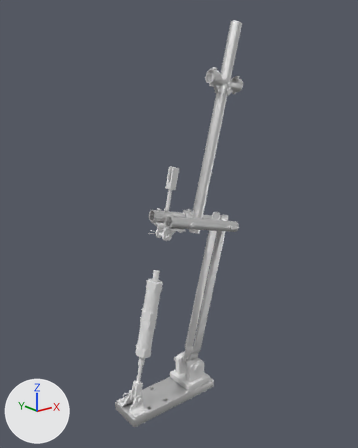
The FBX model Assets/Models/Animatronics/Early Animatronic/Early Animatronic Body 1.fbx: old version first, new version second.
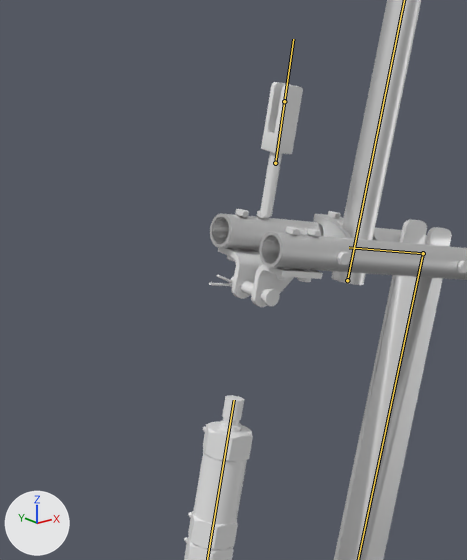
Old and new are each drawn whole from a 50 mm lens placed at (-1.55, -2.06, 1.93), pointed at (0.11, 0.01, 1.1) and again close up on the part from 22% to 65% of the width and 31% to 72% of the height. Lighting does not change. The marker at lower left points along +X, +Y and +Z. Both versions are drawn at frame 60 of the action 'Armature.001|Tilt Left'; the numbers are the values there. The bones that bend it are drawn over the model as lines in the close-ups.

The first close-up shows 'Tilt Pole'.
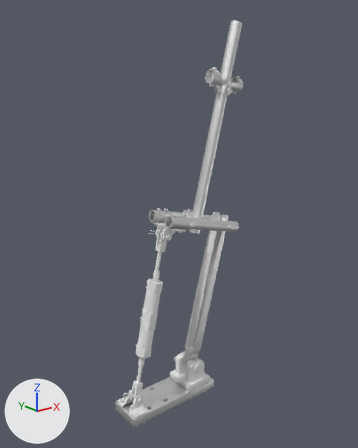
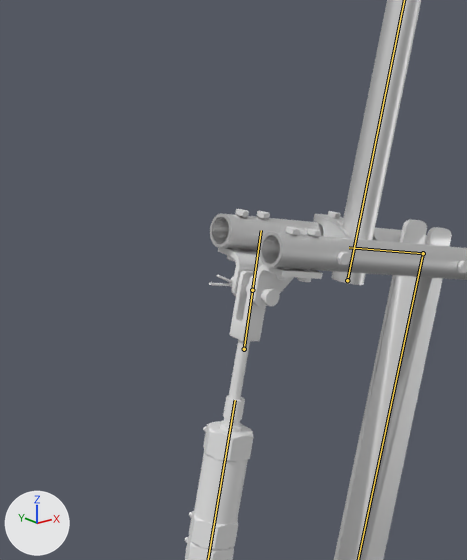
Boxes (x1, y1, x2, y2) around the edits, measured in the close-ups (467 x 560 px):
'Tilt Pole', posed
    before: (184, 0, 467, 560)
    after: (185, 0, 467, 560)
bone 'Tilt Clip 2', root to tip
    before: (275, 163) to (284, 101)
    after: (244, 349) to (252, 290)

What the commit changed:
Bone 'Tilt Clip 2' (bone_tilt_clip_2) moves from (0.013, 0.441, 0.002) to (0.0, 0.097, 0.0).
